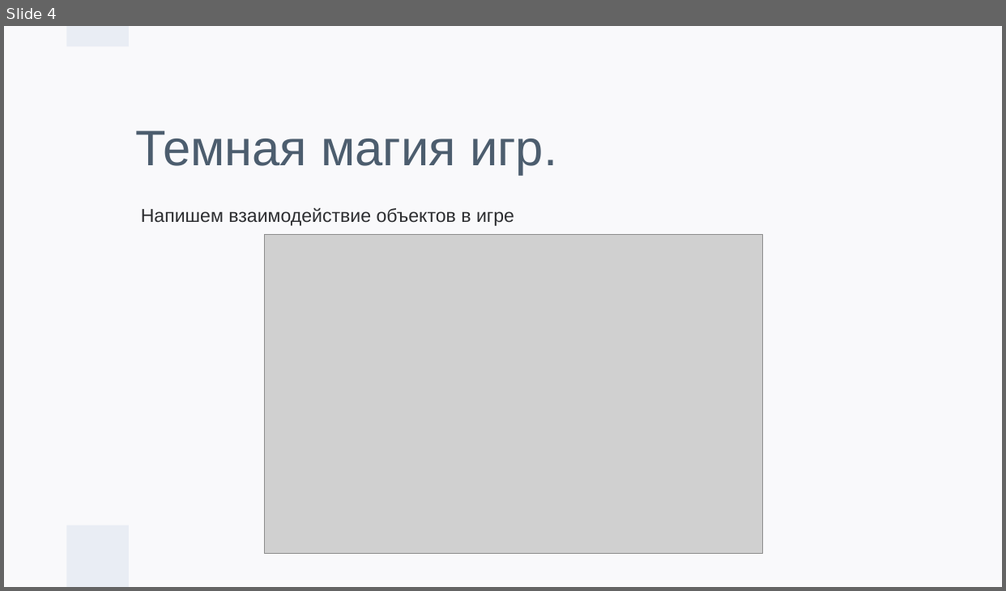
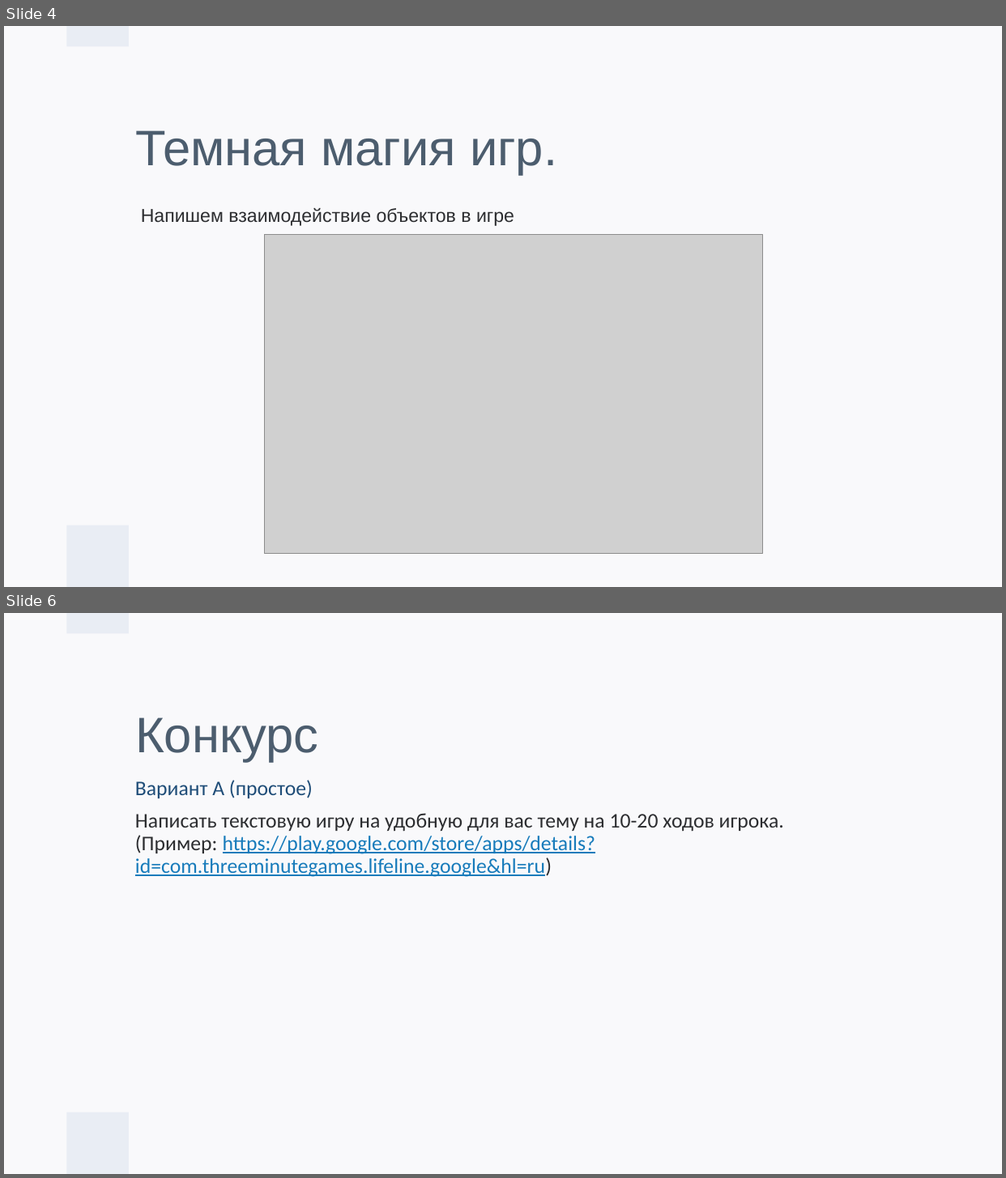
Before and after one commit to kosmoflyko/gb-game-example, a slide deck: presentation/Java webminar part 2.potx.pptx. Shown one above the other, each under a label of ours: slide 4 before the commit, slides 4 and 6 after it; the slides between them are not shown. The pictures are 1006x591 and 1006x1178 pixels, drawn with LibreOffice and Linux fonts; fonts in the diff are those of the drawing; grey boxes stand for pictures; background and template pictures are left out. Boxes give left, top, right and bottom in pixels: in the first picture for what was removed or moved away, otherwise in the second. Text is boxed around its words. In the diff, an @@ line names an element or a change of style, - is before the commit and + after.

```diff
--- a/presentation/Java webminar part 2.potx.pptx
+++ b/presentation/Java webminar part 2.potx.pptx
@@ slide 6 added at (4, 613, 1002, 1174), background #F9F9FB; not listed: 2 template elements that a slide beside it also shows @@
@@ title added at (135, 717, 319, 762), 48 pt, text #4C5D6E @@
+Конкурс
@@ text added at (135, 780, 784, 877), 20 pt, text #177BBB, underline @@
+Вариант А (простое)
+Написать текстовую игру на удобную для вас тему на 10-20 ходов игрока. (Пример: https://play.google.com/store/apps/details?id=com.threeminutegames.lifeline.google&hl=ru)
```
Also in this commit, not shown: 1 slide changed, 4 other slides added.
